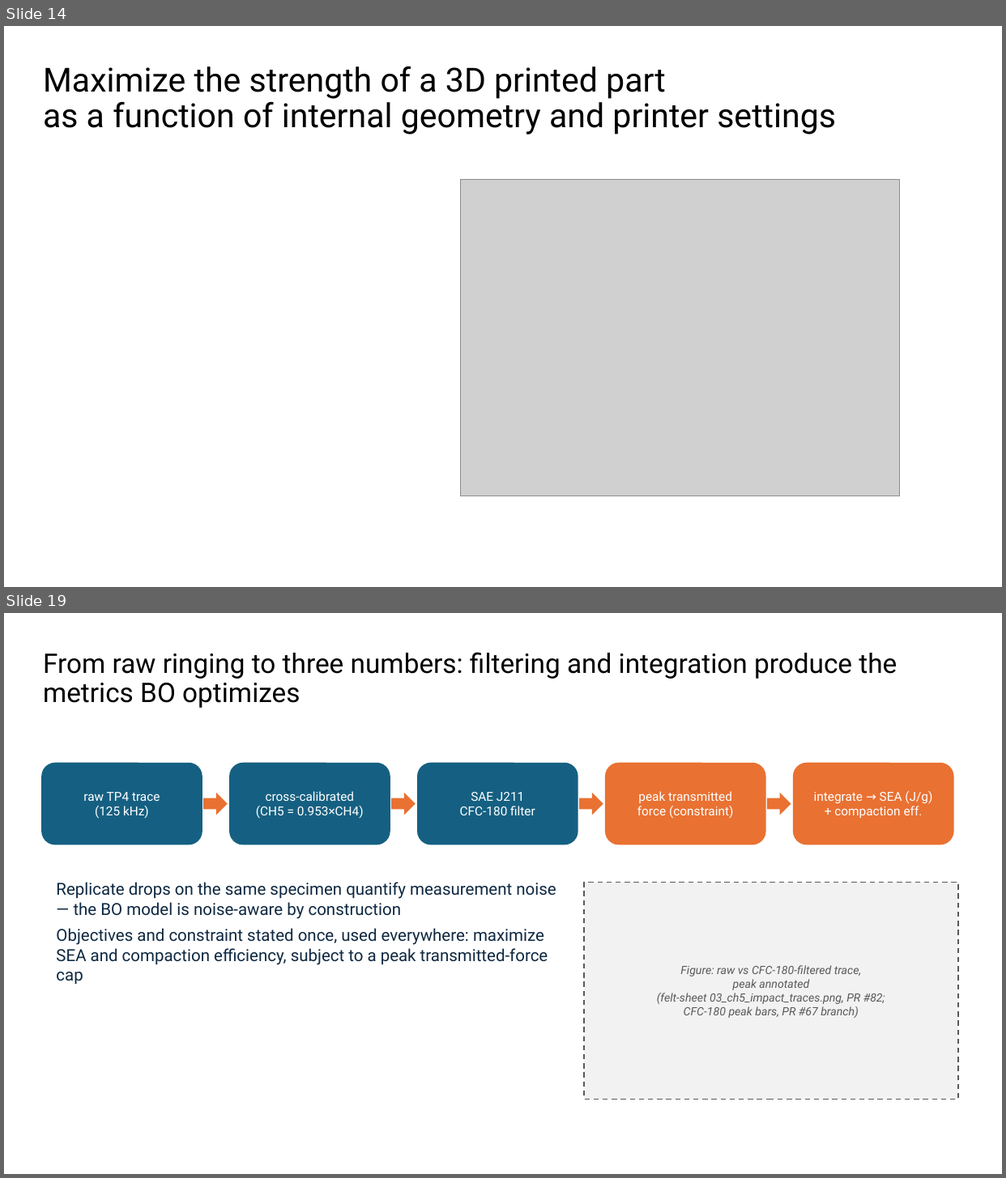
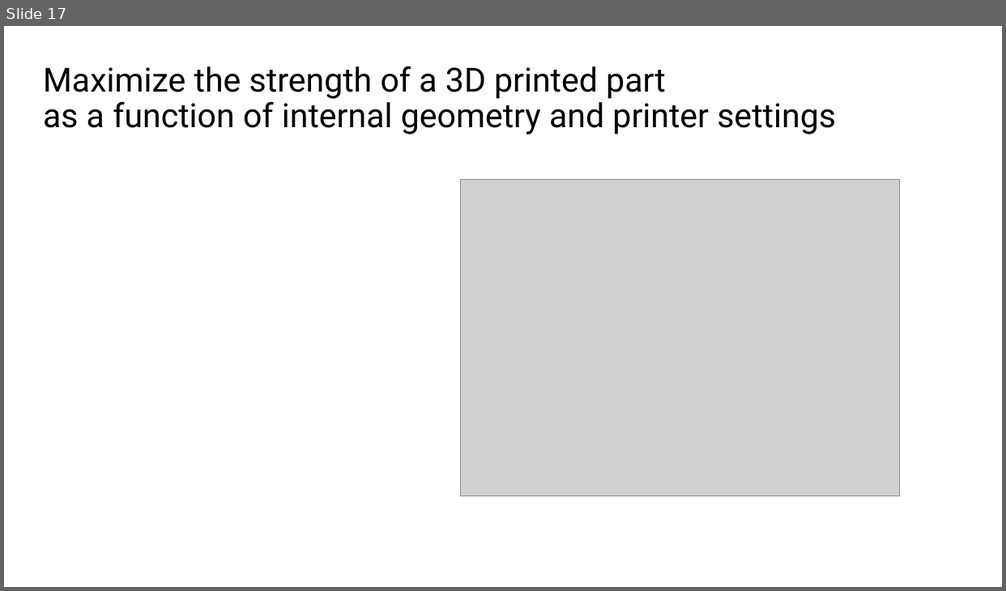
Before and after one commit to vertical-cloud-lab/tensegrity-optimization, a slide deck: presentation/Slide Decks/IDETC Supplement Slides (BO block + gap + video + accel).pptx. Shown one above the other, each under a label of ours: slides 14 and 19 before the commit, slide 17 after it; the slides between them are not shown. The pictures are 1006x1178 and 1006x591 pixels, drawn with LibreOffice and Linux fonts; fonts in the diff are those of the drawing; grey boxes stand for pictures. Boxes give left, top, right and bottom in pixels: in the first picture for what was removed or moved away, otherwise in the second. Text is boxed around its words. In the diff, an @@ line names an element or a change of style, - is before the commit and + after.

```diff
--- a/presentation/Slide Decks/IDETC Supplement Slides (BO block + gap + video + accel).pptx
+++ b/presentation/Slide Decks/IDETC Supplement Slides (BO block + gap + video + accel).pptx
@@ slide 19 removed at <box>4,613,1002,1174</box>, background #FFFFFF @@
@@ title removed at <box>43,652,897,708</box> @@
-From raw ringing to three numbers: filtering and integration produce the metrics BO optimizes
@@ rounded rectangle removed at <box>41,763,202,845</box> @@
-raw TP4 trace
-(125 kHz)
@@ rounded rectangle removed at <box>229,763,390,845</box> @@
-cross-calibrated
-(CH5 = 0.953×CH4)
@@ rounded rectangle removed at <box>417,763,578,845</box> @@
-SAE J211
-CFC-180 filter
@@ rounded rectangle removed at <box>605,763,766,845</box> @@
-peak transmitted
-force (constraint)
@@ rounded rectangle removed at <box>793,763,954,845</box> @@
-integrate → SEA (J/g)
-+ compaction eff.
@@ right arrow removed at <box>204,793,228,815</box> @@
@@ right arrow removed at <box>391,793,415,815</box> @@
@@ right arrow removed at <box>579,793,603,815</box> @@
@@ right arrow removed at <box>768,793,791,815</box> @@
@@ text removed at <box>56,882,556,985</box> @@
-Replicate drops on the same specimen quantify measurement noise — the BO model is noise-aware by construction
-Objectives and constraint stated once, used everywhere: maximize SEA and compaction efficiency, subject to a peak transmitted-force cap
@@ rectangle removed at <box>584,883,958,1100</box> @@
-Figure: raw vs CFC-180-filtered trace,
-peak annotated
-(felt-sheet 03_ch5_impact_traces.png, PR #82;
-CFC-180 peak bars, PR #67 branch)
@@ what was slide 14 is now slide 17 @@
```
Also in this commit, not shown: 1 slide changed, 14 slides added, 9 other slides removed, 40 other files.
